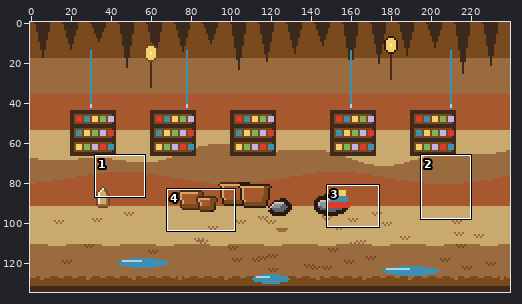
Two versions of one pixel-art file, opus-test-run/aseprite/trek-2-fight.aseprite. Above, an overview of the earlier version with the close-up marked.
Close-up. Before the edit:
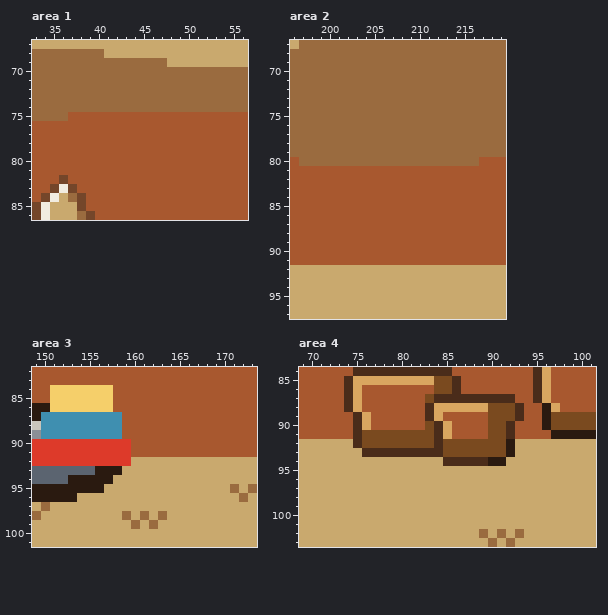
240x135 pixels, 1 frame. Shown: area 1: x 33..56, y 67..86; area 2: x 196..219, y 67..97; area 3: x 149..173, y 82..101; area 4: x 69..101, y 84..103. The commit also changed other parts of the picture, which this record leaves out.
Once edited:
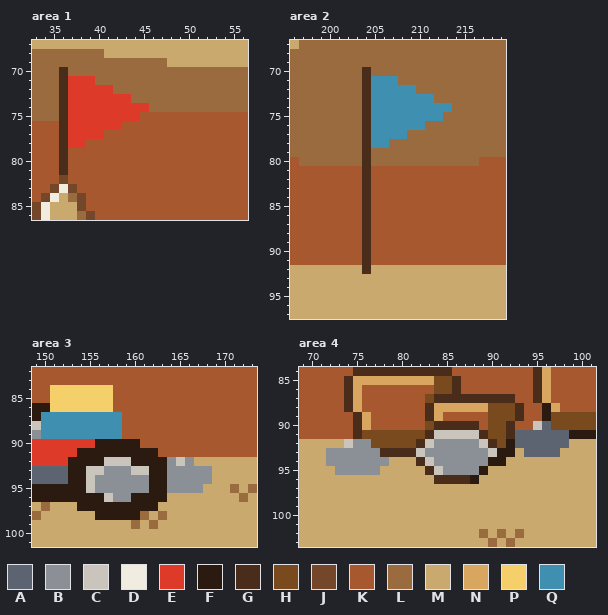
Palette (. is transparent): A #5b6470  B #8b8f96  C #c9c5bc  D #f1ece0  E #dd3a2a  F #2a1a10  G #4a2c1a  H #7a4a1f  J #74462a  K #a8582f  L #9a6b3f  M #c9a96e  N #d9a660  P #f5cf6a  Q #3f8fb0
Diff:
Changed rows in their new state; - is an unchanged pixel.
Area 1, layer "detail":
first column x 36:
70 G---------
71 GEEE------
72 GEEEEE----
73 GEEEEEEE--
74 GEEEEEEEEE
75 GEEEEEEEE-
76 GEEEEEE---
77 GEEEE-----
78 GEE-------
79 G---------
80 G---------
81 G---------
Area 2, layer "detail":
first column x 204:
70 G---------
71 GQQQ------
72 GQQQQQ----
73 GQQQQQQQ--
74 GQQQQQQQQQ
75 GQQQQQQQQ-
76 GQQQQQQ---
77 GQQQQ-----
78 GQQ-------
79 G---------
80 G---------
81 G---------
82 G---------
83 G---------
84 G---------
85 G---------
86 G---------
87 G---------
88 G---------
89 G---------
90 G---------
91 G---------
92 G---------
Area 3, layer "detail":
first column x 153:
 90 ---FFFFF--------
 91 -FFFFFFFFF------
 92 FFFFCCCFFFFBCB--
 93 FFCCBBBCCFFBBBBB
 94 --CBBBBBBFFBBBBB
 95 --CBBBBBBFFBBBB-
 96 -FFFCBBFFFF-----
 97 -FFFFFFFFF------
 98 ---FFFFF--------
Area 4, layer "detail":
first column x 72:
 90 -------------GGGG------CA--
 91 -----------GCCCCCG---AAAAAA
 92 --CBB-----GCBBBBBCG--AAAAAA
 93 BBBBBB----CBBBBBBBCF--AAAA-
 94 BBBBBBB---GCBBBBBB---------
 95 -BBBBB-----GCBBBBF---------
 96 ------------GGGGF----------
Where, in picture pixels (left, top, right, bottom), the same in both close-ups:
changed: (59, 67, 149, 175)
changed: (362, 67, 452, 274)
changed: (68, 439, 212, 520)
changed: (326, 421, 569, 484)
